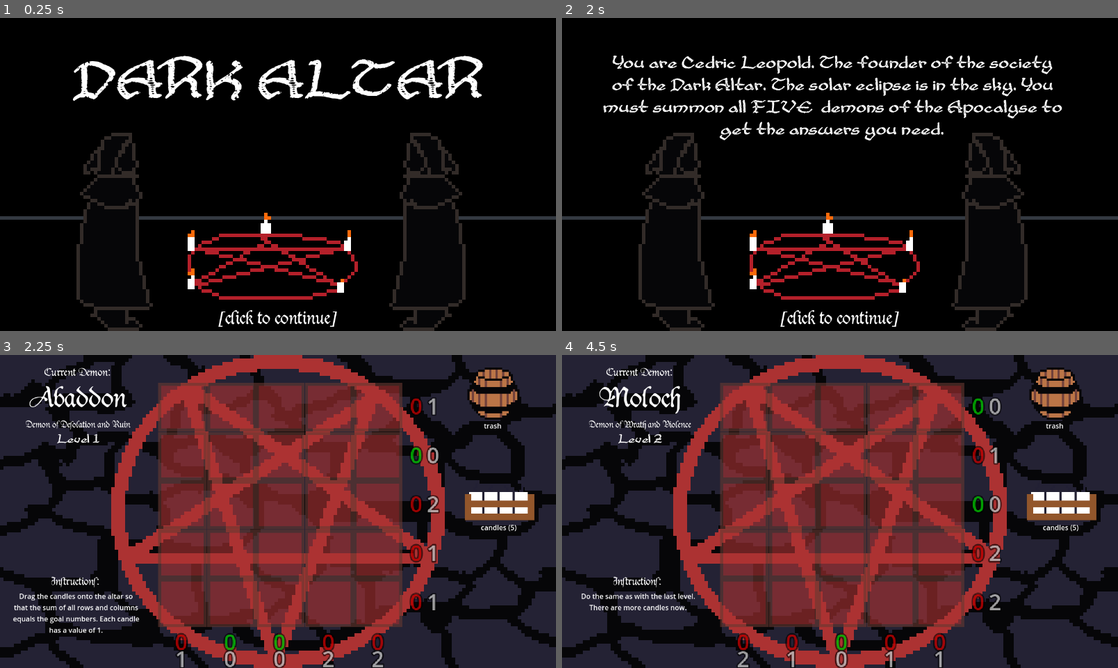
Above: before the commit, frames 1-4 (two rows, left to right).
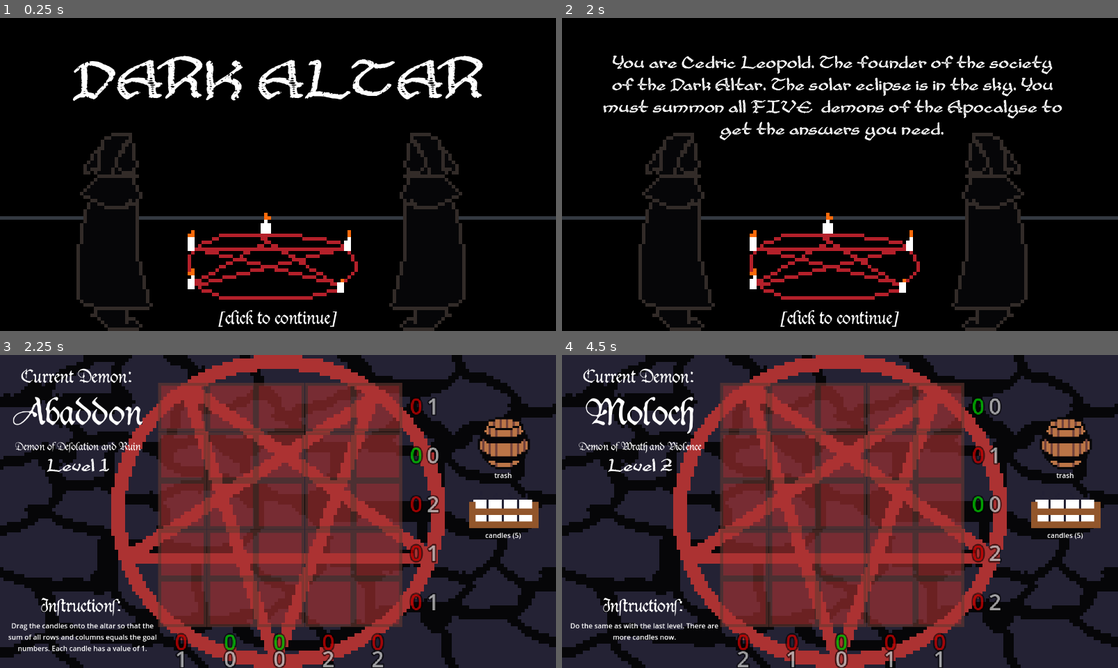
Above: after the commit, the same moments.

Repository: adrientremblay/ld55
Game: Godot game, scene res://scenes/title_screen.tscn
Same seed, same stepped clock (60 frames per second), same inputs: the game is played once before the commit and once after it.
Inputs (mouse positions are in pixels of both pictures, inside the frame that each line leads up to):
- Up to frame 1 (0.25 s): no input
- Up to frame 2 (2 s): tap Enter at 0.5, 1.25 s; move the mouse to (962, 158) at 0.52 s; press the mouse at (962, 158) at 0.53 s; move the mouse to (728, 190) at 1.27 s; release the mouse at (728, 190) at 1.28 s; click (728, 190) at 1.35 s
- Up to frame 3 (2.25 s): tap Enter at 2 s; move the mouse to (333, 442) at 2.02 s; press the mouse at (333, 442) at 2.03 s
- Up to frame 4 (4.5 s): tap Space (skip_level) at 2.75 s; move the mouse to (1062, 502) at 2.77 s; release the mouse at (1062, 502) at 2.78 s; click (1062, 502) at 2.85 s; tap Enter at 3.5, 4.25 s; move the mouse to (1006, 558) at 3.52 s; press the mouse at (1006, 558) at 3.53 s; move the mouse to (673, 464) at 4.27 s; release the mouse at (673, 464) at 4.28 s; click (673, 464) at 4.35 s

Frames 1-2 are identical in both runs. In frame 3, 7.2% of the frame differs, in the area x 1-97%, y 4-95%; in frame 4, 6.5%.

Commit message:
Tweaked fonts for main screen

Diff:
--- a/scenes/grimoire.tscn
+++ b/scenes/grimoire.tscn
@@ -5,19 +5,19 @@
 
 [sub_resource type="LabelSettings" id="LabelSettings_4aep2"]
 font = ExtResource("1_6jvyd")
-font_size = 24
+font_size = 40
 
 [sub_resource type="LabelSettings" id="LabelSettings_bxfn2"]
 font = ExtResource("1_6jvyd")
-font_size = 60
+font_size = 80
 
 [sub_resource type="LabelSettings" id="LabelSettings_hqhox"]
 font = ExtResource("1_6jvyd")
-font_size = 20
+font_size = 24
 
 [sub_resource type="LabelSettings" id="LabelSettings_2i87p"]
 font = ExtResource("2_4pi10")
-font_size = 34
+font_size = 50
 
 [node name="Control" type="Control"]
 layout_mode = 3
@@ -61,9 +61,9 @@
 
 [node name="InstructionsContainer" type="VBoxContainer" parent="."]
 layout_mode = 0
-offset_left = 26.0
-offset_top = 315.0
-offset_right = 325.0
+offset_left = 15.0
+offset_top = 361.0
+offset_right = 365.0
 offset_bottom = 514.0
 
 [node name="Instructions" type="Label" parent="InstructionsContainer"]
@@ -75,6 +75,6 @@
 [node name="InstructionsDescription" type="Label" parent="InstructionsContainer"]
 layout_mode = 2
 size_flags_vertical = 0
-text = "Breif one sentence description of demon.Breif one sentence description of demon.Breif one sentence description of demon.Breif one sentence description of demon.Breif one sentence description of demon."
+text = "Breif one sentence description of demon.Breif oone sentence description o"
 horizontal_alignment = 1
 autowrap_mode = 2
--- a/scenes/main.tscn
+++ b/scenes/main.tscn
@@ -30,7 +30,7 @@
 z_index = 4
 
 [node name="Trash" parent="." instance=ExtResource("7_ipkkk")]
-position = Vector2(1136, 84)
+position = Vector2(1160, 198)
 
 [node name="AudioStreamPlayer" type="AudioStreamPlayer" parent="."]
 stream = ExtResource("8_eugvf")
@@ -38,10 +38,10 @@
 autoplay = true
 
 [node name="CandleSpawner" parent="." instance=ExtResource("3_r0mkk")]
-position = Vector2(1150, 300)
+position = Vector2(1160, 318)
 
 [node name="SkullSpawner" parent="." instance=ExtResource("3_r0mkk")]
-position = Vector2(1152, 519)
+position = Vector2(1160, 465)
 type = 1
 
 [connection signal="next_level" from="DemonScene" to="." method="_on_demon_scene_next_level"]
